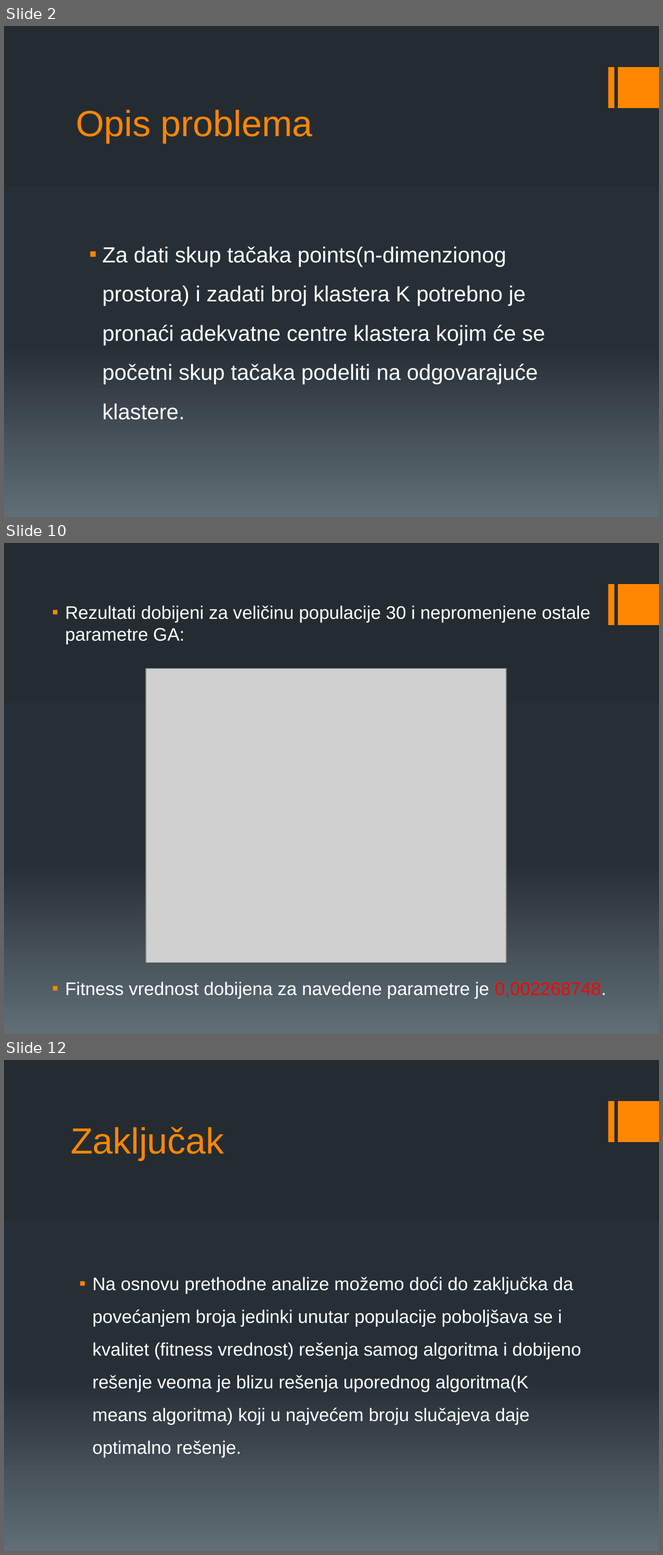
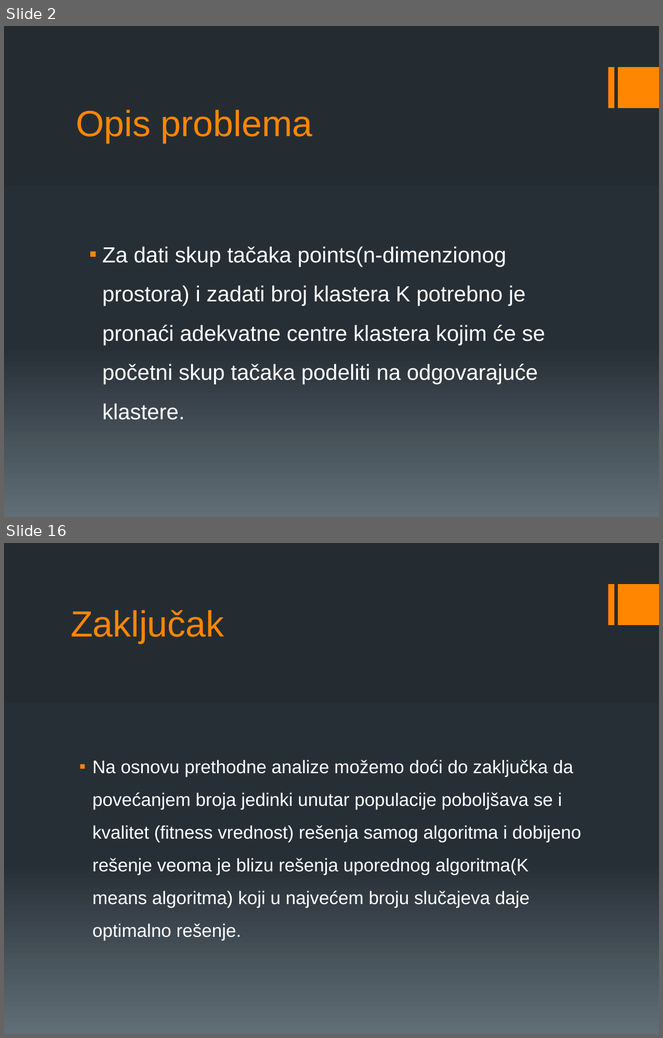
Before and after one commit to erminskrijelj/RI_projekat, a slide deck: Documentations/GA.pptx. Shown one above the other, each under a label of ours: slides 2, 10 and 12 before the commit, slides 2 and 16 after it; the slides between them are not shown. The pictures are 663x1555 and 663x1038 pixels, drawn with LibreOffice and Linux fonts; fonts in the diff are those of the drawing; grey boxes stand for pictures. Boxes give left, top, right and bottom in pixels: in the first picture for what was removed or moved away, otherwise in the second. Text is boxed around its words. In the diff, an @@ line names an element or a change of style, - is before the commit and + after.

```diff
--- a/Documentations/GA.pptx
+++ b/Documentations/GA.pptx
@@ slide 10 removed at (x1=4, y1=543, x2=659, y2=1034), background gradient #242C33 to #273037 to #636D76; not listed: 2 template elements that a slide beside it also shows @@
@@ text removed at (x1=65, y1=605, x2=591, y2=644) @@
-▪ Rezultati dobijeni za veličinu populacije 30 i nepromenjene ostale parametre GA:
@@ picture removed at (x1=146, y1=669, x2=506, y2=963) @@
@@ text removed at (x1=65, y1=982, x2=606, y2=999) @@
-▪ Fitness vrednost dobijena za navedene parametre je 0,002268748.
@@ what was slide 12 is now slide 16 @@
```
Also in this commit, not shown: 6 slides changed, 7 slides added, 2 other slides removed, 4 other files.
